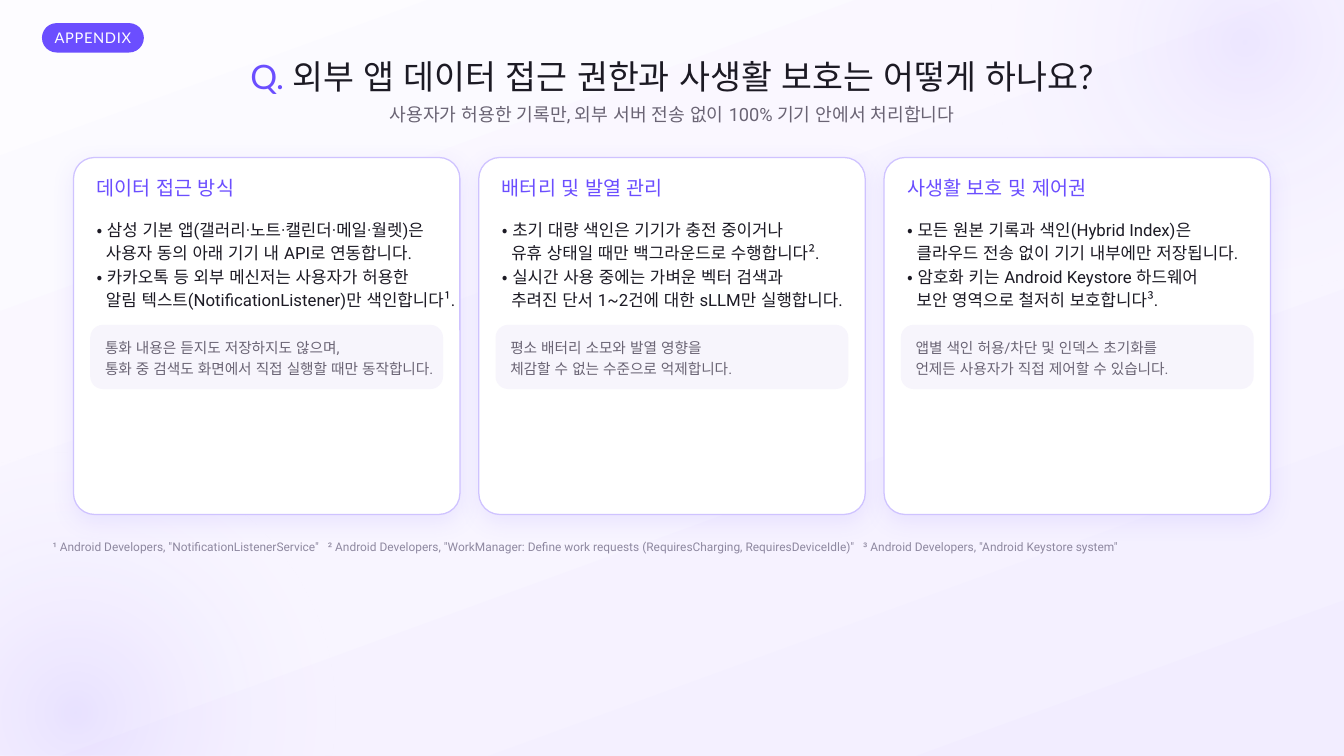
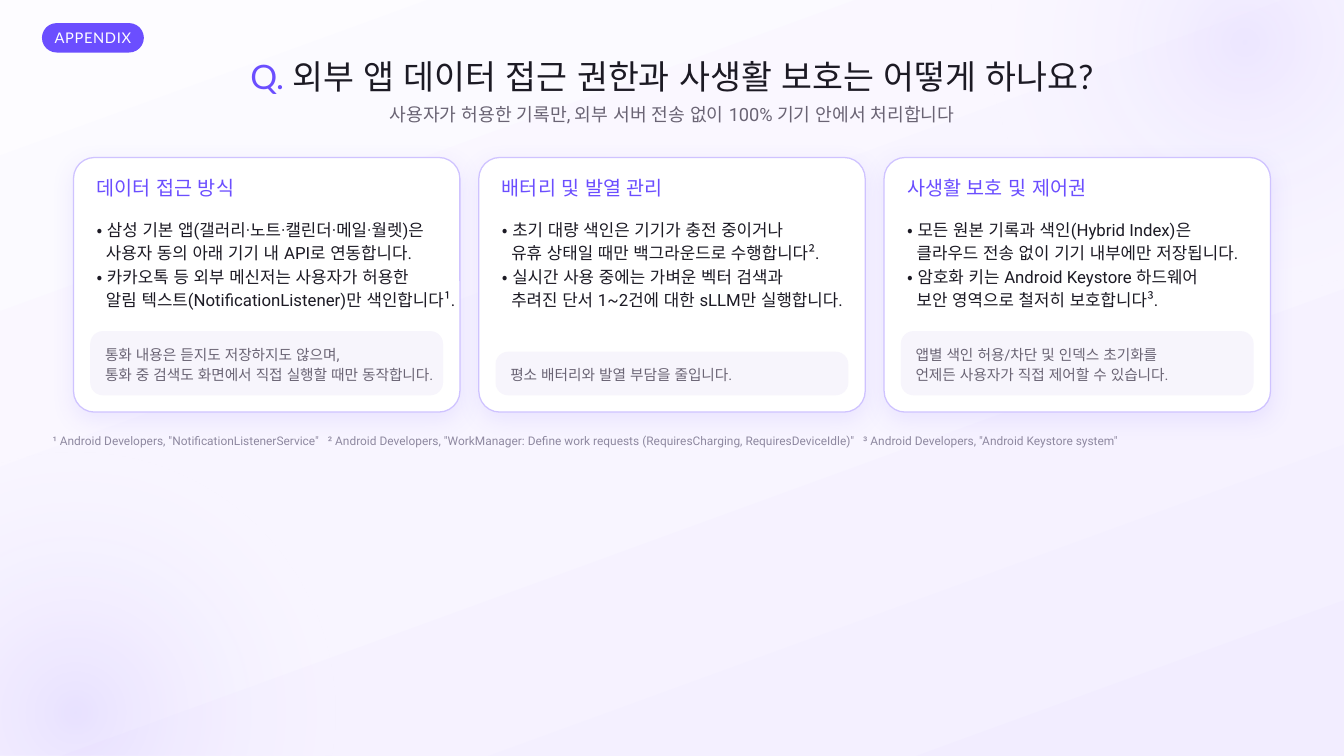
Before and after one commit to SB-Jo/t3, a slide deck: slide 28 of weave/결선준비/09_HowItWorks/HowItWorks_Argon.pptx. Drawn at 1344x756 pixels with LibreOffice and Linux fonts; fonts in the diff are those of the drawing. Boxes give left, top, right and bottom in pixels: in the first picture for what was removed or moved away, otherwise in the second. Text is boxed around its words. In the diff, an @@ line names an element or a change of style, - is before the commit and + after.

```diff
--- a/weave/결선준비/09_HowItWorks/HowItWorks_Argon.pptx
+++ b/weave/결선준비/09_HowItWorks/HowItWorks_Argon.pptx
@@ rounded rectangle: place and size @@
-rounded rectangle at <box>74,157,460,514</box>
+rounded rectangle at <box>74,157,460,412</box>
@@ rounded rectangle: place and size @@
-rounded rectangle at <box>479,157,865,514</box>
+rounded rectangle at <box>479,157,865,412</box>
@@ proportions changed in 4 elements at <box>496,352,849,395</box>, <box>74,157,460,412</box>, <box>479,157,865,412</box>, <box>884,157,1270,412</box> @@
@@ rounded rectangle: place and size @@
-rounded rectangle at <box>884,157,1270,514</box>
+rounded rectangle at <box>884,157,1270,412</box>
@@ rounded rectangle: place and size @@
-rounded rectangle at <box>496,325,849,389</box>
+rounded rectangle at <box>496,352,849,395</box>
@@ 2 texts, 2 rounded rectangles: place and size @@
-2 texts, 2 rounded rectangles at <box>91,325,1254,389</box>
+2 texts, 2 rounded rectangles at <box>91,332,1254,396</box>
@@ text at <box>510,368,733,381</box>: text changed @@
-평소 배터리 소모와 발열 영향을
-체감할 수 없는 수준으로 억제합니다.
+평소 배터리와 발열 부담을 줄입니다.
@@ text "¹ Android Developers, "NotificationListenerService" ² ...": place and size @@
-text "¹ Android Developers, "NotificationListenerService" ² ..." at <box>53,542,1118,554</box>
+text "¹ Android Developers, "NotificationListenerService" ² ..." at <box>53,436,1118,448</box>
```
Also in this commit, not shown: 10 other slides changed, 15 other files.
